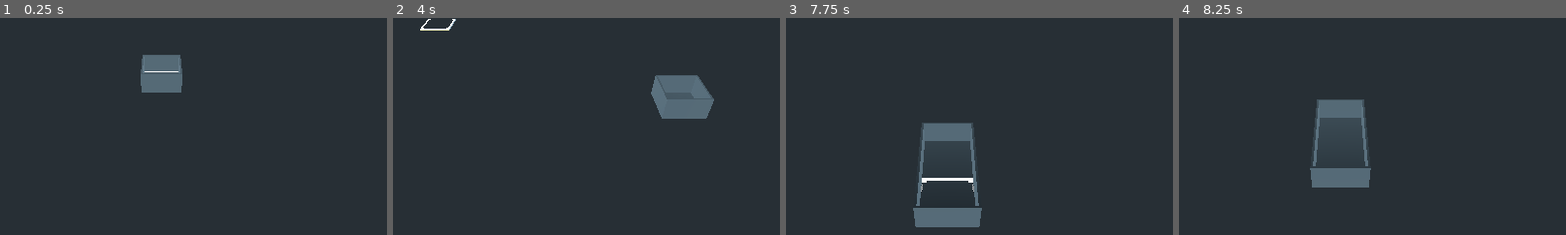
Above: before the commit, frames 1-4 (left to right).
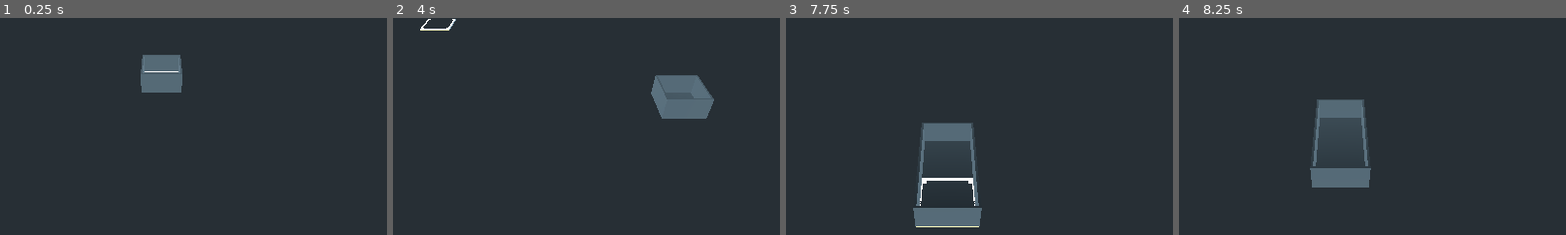
Above: after the commit, the same moments.

Repository: newnoiseworks/TowerStory
Game: Godot game, scene res://Scenes/building/building.tscn
Same seed, same stepped clock (60 frames per second), same inputs: the game is played once before the commit and once after it.
Inputs (mouse positions are % of the whole screen's width and height, from its top left):
- Up to frame 1 (0.25 s): no input
- Up to frame 2 (4 s): tap Enter at 0.5, 3.5 s; move the mouse to (45, 70) at 0.52 s; press the mouse at (45, 70) at 0.53 s; hold W (move_forward) 0.53-1.25 s; release the mouse at (45, 70) at 1.25 s; drag from (80, 65) to (45, 70) at 1.27 s; tap Space at 2 s; move the mouse to (20, 35) at 2.02 s; hold A (move_left) 2.03-2.75 s; tap Alt at 2.1 s; drag from (55, 50) to (20, 35) at 2.77 s; move the mouse to (35, 25) at 3.52 s; hold S (move_backward) from 3.53 s (still down); tap Shift at 3.6 s
- Up to frame 3 (7.75 s): release S (move_backward) at 4.25 s; drag from (72, 45) to (35, 25) at 4.27 s; tap Space at 5 s; move the mouse to (30, 55) at 5.02 s; hold W (move_forward) 5.03-5.75 s; hold Right mouse button (secondary_button) 5.03-5.75 s; click (30, 55) at 5.17 s; drag from (60, 28) to (30, 55) at 5.77 s; tap Enter at 6.5 s; move the mouse to (45, 70) at 6.52 s; hold D (move_right) 6.53-7.25 s; tap Ctrl at 6.6 s; drag from (80, 65) to (45, 70) at 7.27 s
- Up to frame 4 (8.25 s): tap Space at 8 s; move the mouse to (20, 35) at 8.02 s; press the mouse at (20, 35) at 8.03 s; hold S (move_backward) from 8.03 s (still down)
The pictures show only the part of the screen within x 29-79%, y 20-70%; the shares and areas given below are measured in that part.

Frames 1-2 are identical in both runs. In frame 3, 0.1% of the frame differs, in the area x 33-50%, y 75-97%; in frame 4, nothing differs.

Commit message:
pieces add to a floor container, not the building node

Diff:
--- a/Scenes/building/building.gd
+++ b/Scenes/building/building.gd
@@ -1,9 +1,9 @@
 extends Spatial
 
-onready var current_floor = find_node("floor")
 onready var mouse_select: Spatial = find_node("mouse_select")
 onready var camera_gimbal: Spatial = find_node("camera_gimbal")
 onready var current_level_ui: Label = find_node("current_level")
+onready var current_floor = get_node("floors/floor%s/floor" % [current_floor_idx])
 
 var _inputter = Input
 
--- a/Scenes/building/building.tscn
+++ b/Scenes/building/building.tscn
@@ -1,9 +1,10 @@
-[gd_scene load_steps=5 format=2]
+[gd_scene load_steps=6 format=2]
 
 [ext_resource path="res://scenes/floor/floor.tscn" type="PackedScene" id=1]
 [ext_resource path="res://scenes/camera_gimbal/camera_gimbal.tscn" type="PackedScene" id=2]
 [ext_resource path="res://scenes/mouse_select.tscn" type="PackedScene" id=3]
 [ext_resource path="res://scenes/building/building.gd" type="Script" id=4]
+[ext_resource path="res://scenes/floor/bottom_floor_piece.tscn" type="PackedScene" id=5]
 
 [node name="building" type="Spatial"]
 script = ExtResource( 4 )
@@ -13,9 +14,6 @@
 
 [node name="camera_gimbal" parent="." instance=ExtResource( 2 )]
 transform = Transform( 1, 0, 0, 0, 1, 0, 0, 0, 1, 0, 4, 0 )
-
-[node name="floor" parent="." instance=ExtResource( 1 )]
-transform = Transform( 64, 0, 0, 0, 0.1, 0, 0, 0, 64, 0, 0, 0 )
 
 [node name="mouse_select" parent="." instance=ExtResource( 3 )]
 
@@ -28,4 +26,14 @@
 margin_bottom = 14.0
 text = "1"
 
-[connection signal="input_event" from="floor" to="." method="_on_floor_input_event"]
+[node name="floors" type="Spatial" parent="."]
+
+[node name="floor1" type="Spatial" parent="floors"]
+
+[node name="floor" parent="floors/floor1" instance=ExtResource( 1 )]
+transform = Transform( 64, 0, 0, 0, 0.1, 0, 0, 0, 64, 0, 0, 0 )
+
+[node name="bottomFloorPiece" parent="floors/floor1/floor" instance=ExtResource( 5 )]
+transform = Transform( 0.015625, 0, 0, 0, 10, 0, 0, 0, 0.015625, 0, 0, 0 )
+
+[connection signal="input_event" from="floors/floor1/floor" to="." method="_on_floor_input_event"]
--- a/Scenes/building/test_building.gd
+++ b/Scenes/building/test_building.gd
@@ -73,8 +73,10 @@
 
 		gut.simulate(test_building, 2, 2)
 
+		var current_floor = test_building.get_node("floors/floor1")
+
 		assert_eq(
-			test_building.get_child(test_building.get_child_count() - 1).get_translation(),
+			current_floor.get_child(current_floor.get_child_count() - 1).get_translation(),
 			Vector3(2, 0, 0),
 			"Moving and clicking the mouse adds a piece to the right area"
 		)
@@ -138,9 +140,7 @@
 			initial_camera_y,
 			"Camera moves up upon input move_up release"
 		)
-
 		assert_eq(test_building.current_floor_idx, 2, "Current floor idx gets adjusted")
-
 		assert_eq(test_building.find_node("current_level").text, "2", "Current level updated in UI")
 		assert_eq(test_building.find_node("mouse_select").get_translation().y, 1.0, "Mouse select icon elevated")
 
@@ -171,8 +171,6 @@
 			initial_camera_y,
 			"Camera moves down upon input move_down release"
 		)
-
 		assert_eq(test_building.current_floor_idx, 0, "Current floor idx gets adjusted")
-
 		assert_eq(test_building.find_node("current_level").text, "0", "Current level updated in UI")
 		assert_eq(test_building.find_node("mouse_select").get_translation().y, -1.0, "Mouse select icon de-elevated")
--- a/Scenes/floor/floor.tscn
+++ b/Scenes/floor/floor.tscn
@@ -5,7 +5,7 @@
 [sub_resource type="BoxShape" id=1]
 
 [node name="floor" type="Area"]
-transform = Transform( 8, 0, 0, 0, 0.1, 0, 0, 0, 8, 0, 0, 0 )
+transform = Transform( 1, 0, 0, 0, 0.1, 0, 0, 0, 1, 0, 0, 0 )
 script = ExtResource( 1 )
 
 [node name="CollisionShape" type="CollisionShape" parent="."]
